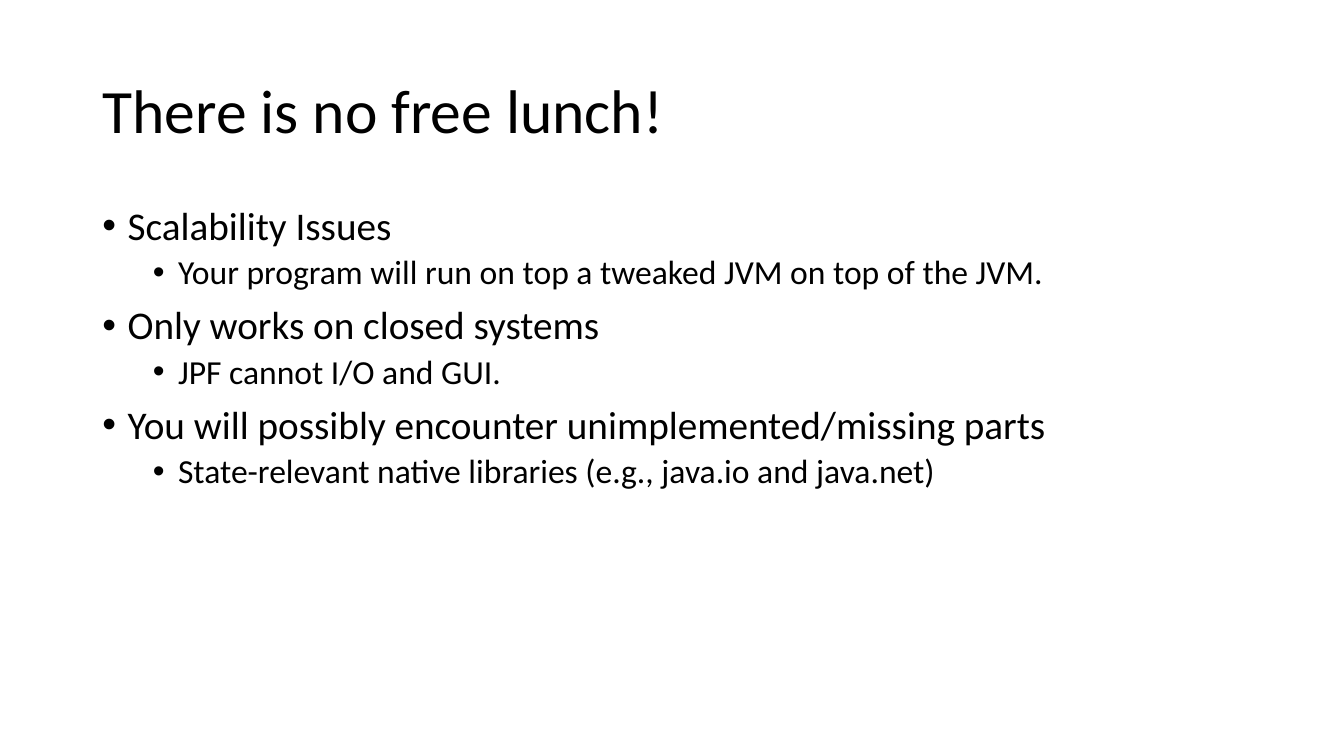
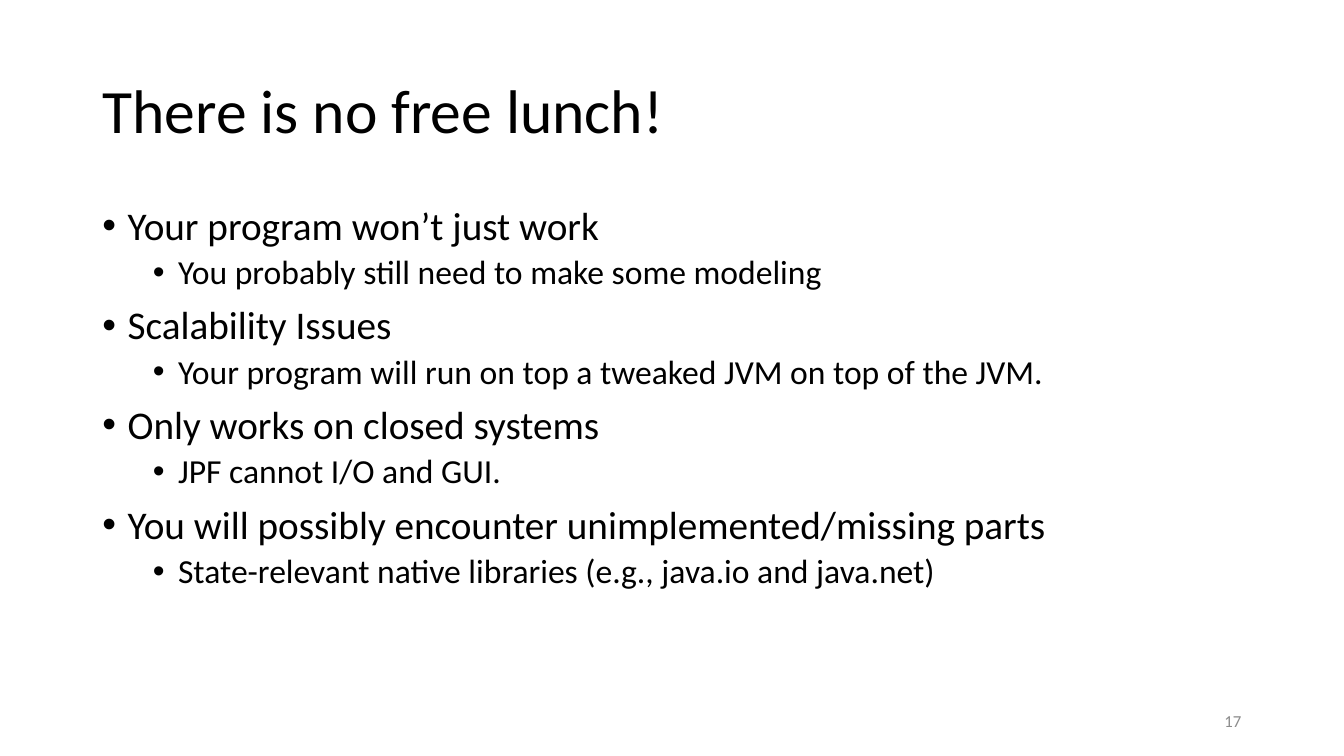
Before and after one commit to damorim/model-checking-tutorial, a slide deck: slide 17 of Program-Model-Checking.pptx. Drawn at 1344x756 pixels with LibreOffice and Linux fonts; fonts in the diff are those of the drawing. Boxes give left, top, right and bottom in pixels: in the first picture for what was removed or moved away, otherwise in the second. Text is boxed around its words. In the diff, an @@ line names an element or a change of style, - is before the commit and + after.

Commit message:
Update slides

```diff
--- a/Program-Model-Checking.pptx
+++ b/Program-Model-Checking.pptx
@@ text at bbox=[128, 212, 822, 290]: paragraphs added @@
+• Your program won’t just work
+  • You probably still need to make some modeling
@@ page number added at bbox=[1224, 716, 1241, 727], 12 pt, text #8C8C8C @@
+17
```
Also in this commit, not shown: 9 other slides changed.
